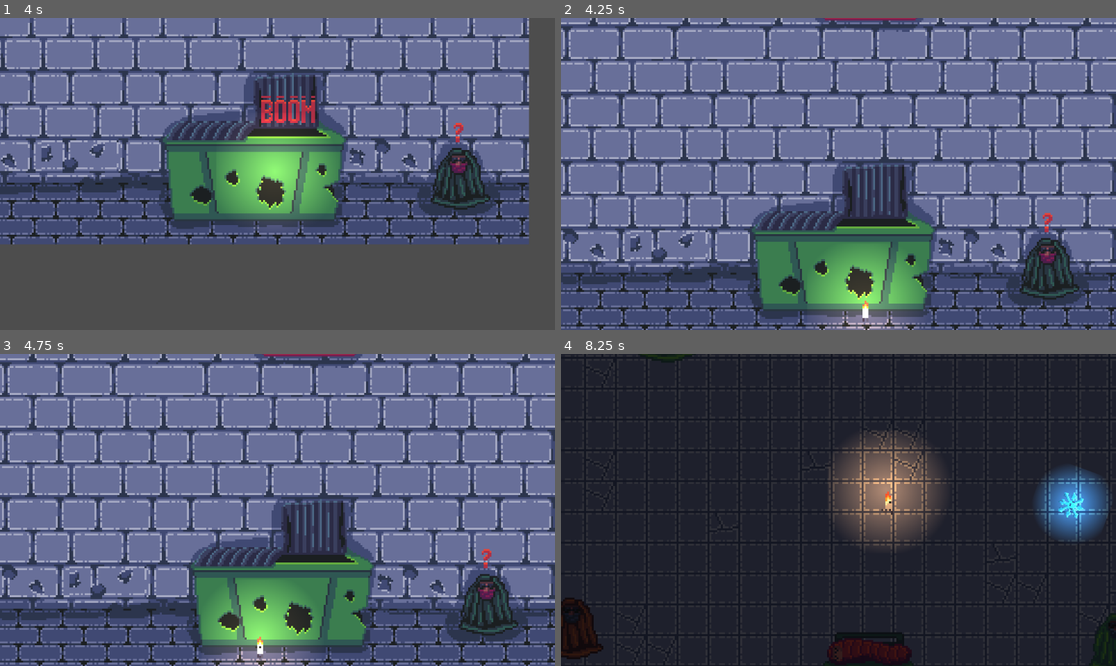
Above: before the commit, frames 1-4 (two rows, left to right).
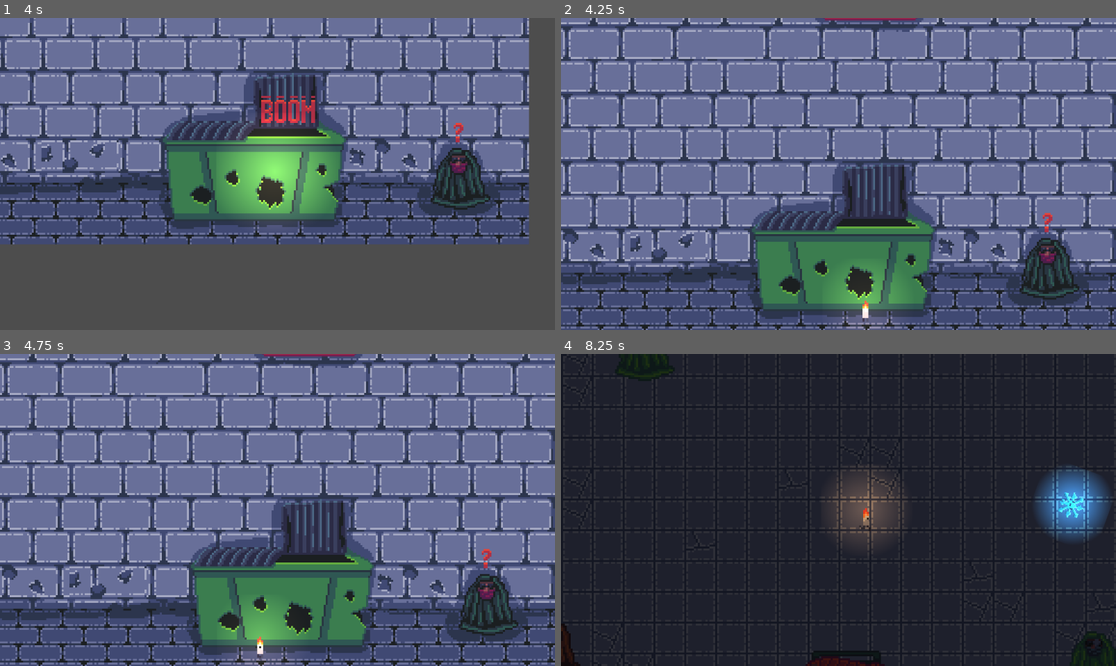
Above: after the commit, the same moments.

Repository: Blackbelt201911/2-Crows
Game: Godot game, scene res://Scene/StartMenu.tscn
Same seed, same stepped clock (60 frames per second), same inputs: the game is played once before the commit and once after it.
Inputs:
- Up to frame 1 (4 s): click "Start" at 0.5 s; tap Enter at 1.25, 2.75 s; hold D (Right) 1.28-2.03 s; tap Space at 2 s; hold S (Down) 2.03-2.78 s; hold D (Right) 2.78-3.53 s; hold W (Up) from 3.53 s (still down)
- Up to frame 2 (4.25 s): keep holding W (Up)
- Up to frame 3 (4.75 s): release W (Up) at 4.28 s; hold A (Left) from 4.28 s (still down)
- Up to frame 4 (8.25 s): tap 1 (Load1) at 4.9 s; release A (Left) at 5.78 s; hold S (Down) 5.78-6.53 s; hold D (Right) 6.53-7.28 s; hold W (Up) 7.28-8.03 s; hold D (Right) from 8.03 s (still down)

Frame 1 is identical in both runs. In frame 2, 3.3% of the frame differs, in the area x 45-65%, y 73-100%; in frame 3, 3.1%; in frame 4, 8.4%, in the area x 0-100%, y 0-100%.
Error before the commit: Invalid access to property or key 'energy' on a base object of type 'null instance'. (res://Scripts/Items.gd:20)

Commit message:
Added Iceys, oil, candle stoper

Diff:
--- a/candle-stick-man/Scene/Death.tscn
+++ b/candle-stick-man/Scene/Death.tscn
@@ -1,12 +1,12 @@
 [gd_scene load_steps=2 format=3 uid="uid://dgaaxjufiy5si"]
 
-[ext_resource type="Texture2D" uid="uid://bskc8g0vly4ly" path="res://Assest/2-Crows/The_Cold_Embrace_Of_Death.png" id="1_x8glv"]
+[ext_resource type="Texture2D" uid="uid://v08uvlkqqb8x" path="res://Assest/The_Cold_Embrace_Of_Death.png" id="1_j5h8d"]
 
 [node name="Node2D" type="Node2D"]
 
 [node name="Sprite2D" type="Sprite2D" parent="."]
 scale = Vector2(19.32, 19.32)
-texture = ExtResource("1_x8glv")
+texture = ExtResource("1_j5h8d")
 
 [node name="Camera2D" type="Camera2D" parent="."]
 position = Vector2(1.99998, -3.00001)
--- a/candle-stick-man/Scene/Level_1.tscn
+++ b/candle-stick-man/Scene/Level_1.tscn
@@ -23,7 +23,7 @@
 position = Vector2(16, 1)
 
 [node name="PlayerLight2" parent="Player" instance=ExtResource("2_1v4rc")]
-position = Vector2(-1, -2)
+position = Vector2(-1, -1)
 
 [node name="Camera2D" type="Camera2D" parent="."]
 zoom = Vector2(4, 4)
--- a/candle-stick-man/Scene/PlayerLight2.tscn
+++ b/candle-stick-man/Scene/PlayerLight2.tscn
@@ -17,13 +17,13 @@
 
 [node name="CharacterBody2D" type="CharacterBody2D" groups=["Player"]]
 
-[node name="PointLight2D2" type="PointLight2D" parent="."]
+[node name="PointLight2D2" type="PointLight2D" parent="." groups=["Lights"]]
 position = Vector2(1, -2)
 color = Color(0.933883, 0.63844, 0.315344, 1)
 energy = 1.6
 texture = SubResource("GradientTexture2D_llvix")
 script = ExtResource("1_ghg0f")
 
-[node name="LightRange" type="CollisionShape2D" parent="."]
+[node name="LightRange" type="CollisionShape2D" parent="." groups=["LightRange"]]
 shape = SubResource("CircleShape2D_xceji")
 debug_color = Color(0.588235, 0.52549, 0.45098, 0)
--- a/candle-stick-man/Scripts/CameraController.gd
+++ b/candle-stick-man/Scripts/CameraController.gd
@@ -7,8 +7,8 @@
 var follow_threshold = 55
 
 # Camera speed (for smooth following)
-var camera_speed = 5
-var damping_factor = 0.09 # The lower the value, the smoother the movement
+var camera_speed = Globals.camera_speed
+var damping_factor = Globals.damping_factor # The lower the value, the smoother the movement
 
 # Velocity for smoothing the camera movement
 var velocity = Vector2()
--- a/candle-stick-man/Scripts/ItemGlobal.gd
+++ b/candle-stick-man/Scripts/ItemGlobal.gd
@@ -3,6 +3,14 @@
 var warm1 = 51
 var warm2 = 45
 var warm3 = 35
+var speed = 75
+var friction = 0.25
+var acceleration = 0.1
+# Camera speed (for smooth following)
+var camera_speed = 5
+var damping_factor = 0.09 # The lower the value, the smoother the movement
+var PlayerHelth = 1
+
 
 # Called when the node enters the scene tree for the first time.
 func _ready() -> void:
--- a/candle-stick-man/Scripts/Items.gd
+++ b/candle-stick-man/Scripts/Items.gd
@@ -1,25 +1,42 @@
 extends CollisionShape2D
 
 @onready var playerScript = get_node("")
-@onready var PlayerLight = $PointLight2D2
-@onready var PlayerLightRange = $LightRange
-
+@onready var lights = get_tree().get_nodes_in_group("Lights")
+@onready var lightRanges = get_tree().get_nodes_in_group("LightRange")
 #var warm1 = 51
 #var warm2 = 45
 #var warm3 = 35
 
 func _ready() -> void:
-	_Oil()
-
+	_CandleStick()
 
 func _process(delta: float) -> void:
 	pass
 
-
 func _Oil():
-	PlayerLight.energy = PlayerLight.energy + 1.6
-	PlayerLight.apply_scale(Vector2(1.4,1.4))
-	PlayerLightRange.apply_scale(Vector2(1.4,1.4))
+	for light in lights:
+		light.energy = light.energy + 1.6
+		light.apply_scale(Vector2(1.4,1.4))
+	for lightRange in lightRanges:
+		lightRange.apply_scale(Vector2(1.4,1.4))
 	Globals.warm1 = Globals.warm1 * 1.4
 	Globals.warm2 = Globals.warm2 * 1.4
 	Globals.warm3 = Globals.warm3 * 1.4
+
+func _Icey():
+	Globals.speed = Globals.speed + 25
+	Globals.friction = Globals.friction - .24
+	Globals.camera_speed = Globals.camera_speed * 1.75
+
+func _CandleStick():
+	Globals.PlayerHelth = Globals.PlayerHelth + 1
+	if Globals.PlayerHelth != 1:
+		Globals.speed = Globals.speed - 25
+		for light in lights:
+			light.energy = light.energy - 0.75
+			light.apply_scale(Vector2(0.75,0.75))
+		for lightRange in lightRanges:
+			lightRange.apply_scale(Vector2(0.75,0.75))
+		Globals.warm1 = Globals.warm1 * 0.9
+		Globals.warm2 = Globals.warm2 * 0.9
+		Globals.warm3 = Globals.warm3 * 0.9
--- a/candle-stick-man/Scripts/SnowFlack.gd
+++ b/candle-stick-man/Scripts/SnowFlack.gd
@@ -29,10 +29,9 @@
 	position.x -= move_speed * delta  # Move left (decreasing x)
 	position.y += move_speed * delta  # Move down (increasing y)
 	if distance >= 200:
-		print("die")
 		queue_free()
 
 
 func _on_body_entered(body: Node2D) -> void:
 	if body.is_in_group("SnowFlackDel"):
-		get_tree().change_scene_to_file("res://Scene/Death.tscn")
+		Globals.PlayerHelth = Globals.PlayerHelth - 2
--- a/candle-stick-man/Scripts/dumpstere_scene.gd
+++ b/candle-stick-man/Scripts/dumpstere_scene.gd
@@ -28,6 +28,6 @@
 	await get_tree().create_timer(.3).timeout
 	Light.global_position = Third
 	await get_tree().create_timer(1).timeout
-	Player.global_position = Light.global_position +Vector2(0,25)
+	Player.global_position = Light.global_position + Vector2(0,25)
 	Light.queue_free()
 	$".".stop()
--- a/candle-stick-man/Scripts/player.gd
+++ b/candle-stick-man/Scripts/player.gd
@@ -1,8 +1,8 @@
 extends CharacterBody2D
 
-@export var speed = 75
-@export var friction = 0.25
-@export var acceleration = 0.1
+var speed = Globals.speed
+var friction = Globals.friction
+var acceleration = Globals.acceleration
 
 # Persist the last move direction
 var lastMove = "Right"
@@ -21,6 +21,8 @@
 
 func _DoArtStuff():
 	var direction = get_input()
+	if Globals.PlayerHelth <= 0:
+		get_tree().change_scene_to_file("res://Scene/Death.tscn")
 
 	# Handle movement animations
 	if direction.x == 1:
--- a/candle-stick-man/project.godot
+++ b/candle-stick-man/project.godot
@@ -23,6 +23,8 @@
 
 Player=""
 SnowFlackDel=""
+Lights=""
+LightRange=""
 
 [input]
 
Binary file added: candle-stick-man/Assest/Oil.png
Not shown, added: candle-stick-man/Assest/Oil.png.import
Binary file added: candle-stick-man/Assest/Roids.png
Not shown, added: candle-stick-man/Assest/Roids.png.import
Binary file added: candle-stick-man/Assest/The_Cold_Embrace_Of_Death.png
Not shown, added: candle-stick-man/Assest/The_Cold_Embrace_Of_Death.png.import
Binary file added: candle-stick-man/Assest/Upgrades.png
Not shown, added: candle-stick-man/Assest/Upgrades.png.import
Not shown, changed: Upgrades.aseprite
Not shown, added: Upgrades.png
